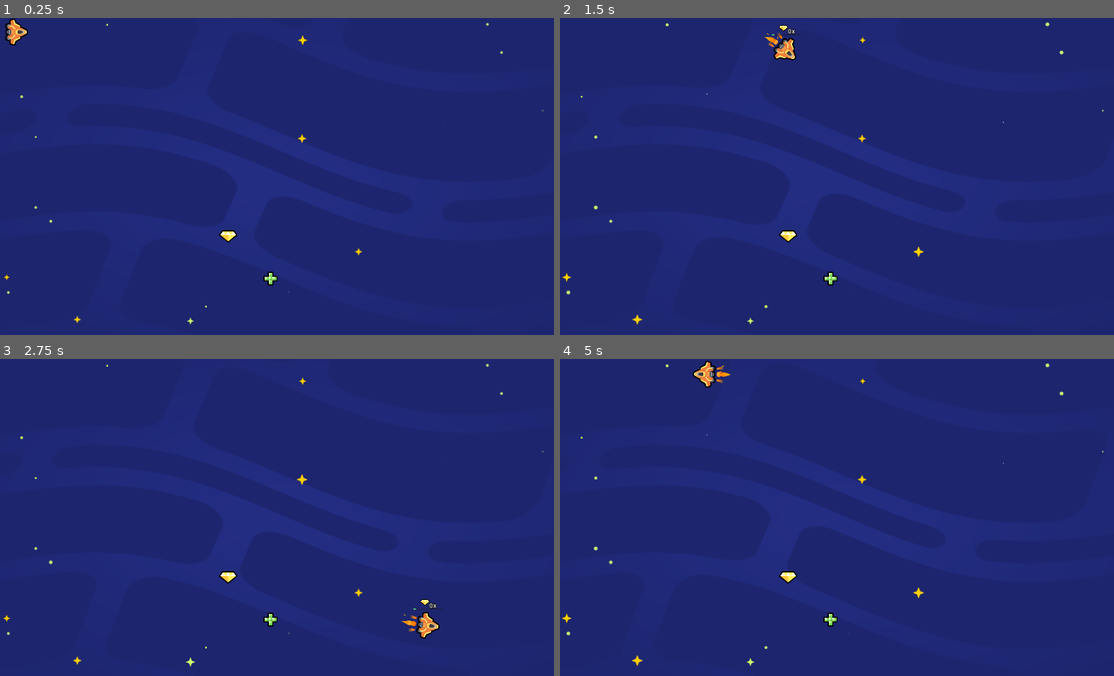
Above: before the commit, frames 1-4 (two rows, left to right).
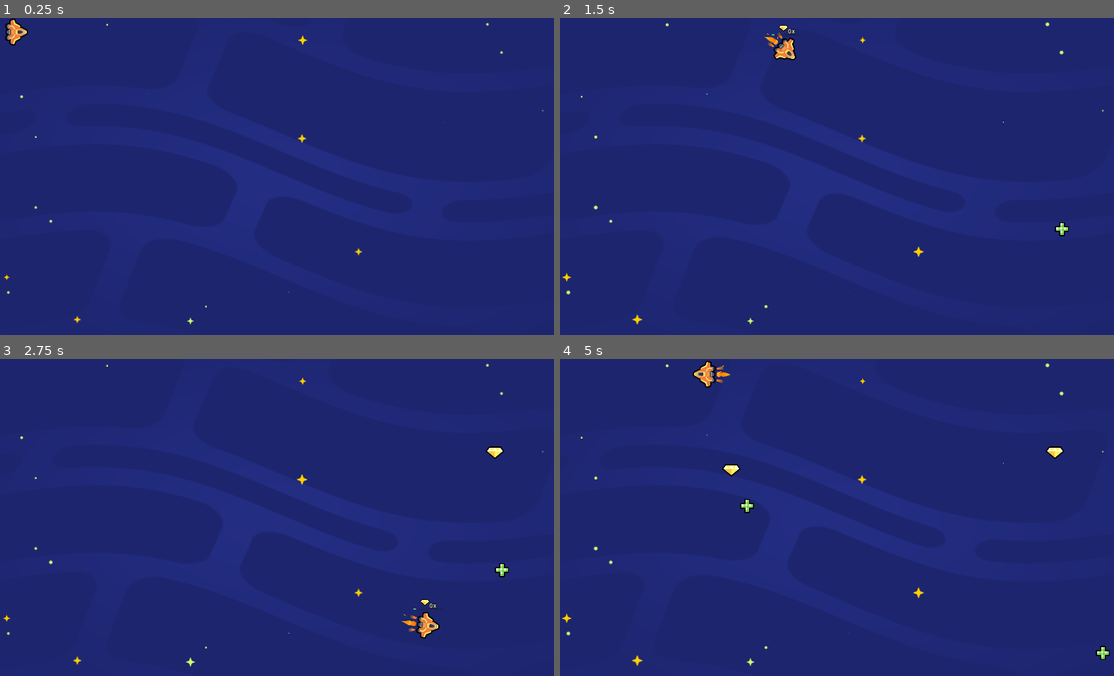
Above: after the commit, the same moments.

Repository: qwertyuiopasdfghjklzxcvbnm1234567890000/2d-GameDev-Course
Game: Godot game, scene res://lessons/space_level.tscn
Same seed, same stepped clock (60 frames per second), same inputs: the game is played once before the commit and once after it.
Inputs:
- Up to frame 1 (0.25 s): no input
- Up to frame 2 (1.5 s): hold D (move_right) 0.53-1.28 s; hold S (move_down) from 1.28 s (still down)
- Up to frame 3 (2.75 s): release S (move_down) at 2.03 s; hold D (move_right) from 2.03 s (still down)
- Up to frame 4 (5 s): release D (move_right) at 2.78 s; hold W (move_up) 2.78-3.53 s; hold A (move_left) from 3.53 s (still down)

The runs differ from the first frame. In frame 1, 0.2% of the frame differs, in the area x 39-51%, y 66-85%; in frame 2, 0.2%; in frame 3, 0.3%; in frame 4, 0.5%, in the area x 29-100%, y 27-95%.

Commit message:
L7 Spawn Items Randomly

Diff:
--- /dev/null
+++ b/05.loot_it_all_workbook/lessons/random_item_placer.gd
@@ -0,0 +1,18 @@
+extends Node2D
+
+var item_scenes := [preload("res://lessons/gem.tscn"),
+preload("res://lessons/health_pack.tscn")
+]
+
+func _ready() -> void:
+	get_node("Timer").timeout.connect(_on_timer_timeout)
+
+func _on_timer_timeout() -> void:
+	var random_item_scene: PackedScene = item_scenes.pick_random()
+	var item_instance := random_item_scene.instantiate()
+	add_child(item_instance)
+	var viewport_size := get_viewport_rect().size
+	var random_position := Vector2(0,0)
+	random_position.x = randf_range(0, viewport_size.x)
+	random_position.y = randf_range(0, viewport_size.y)
+	item_instance.position = random_position
--- /dev/null
+++ b/05.loot_it_all_workbook/lessons/random_item_placer.tscn
@@ -0,0 +1,9 @@
+[gd_scene load_steps=2 format=3 uid="uid://2qkbigmxtmsx"]
+
+[ext_resource type="Script" path="res://lessons/random_item_placer.gd" id="1_71d5c"]
+
+[node name="RandomItemPlacer" type="Node2D"]
+script = ExtResource("1_71d5c")
+
+[node name="Timer" type="Timer" parent="."]
+autostart = true
--- a/05.loot_it_all_workbook/lessons/space_level.tscn
+++ b/05.loot_it_all_workbook/lessons/space_level.tscn
@@ -1,9 +1,8 @@
-[gd_scene load_steps=5 format=3 uid="uid://btkjymc78ap8d"]
+[gd_scene load_steps=4 format=3 uid="uid://btkjymc78ap8d"]
 
 [ext_resource type="PackedScene" uid="uid://dmv50krf4bo5r" path="res://lessons/ship.tscn" id="2_2j1u5"]
-[ext_resource type="PackedScene" uid="uid://dfmt7iuan8xh8" path="res://lessons/health_pack.tscn" id="3_dftwg"]
 [ext_resource type="PackedScene" uid="uid://bxfevggvxo634" path="res://assets/background/space_background.tscn" id="3_e6xy1"]
-[ext_resource type="PackedScene" uid="uid://dj28v0l1edcnh" path="res://lessons/gem.tscn" id="4_w7nam"]
+[ext_resource type="PackedScene" uid="uid://2qkbigmxtmsx" path="res://lessons/random_item_placer.tscn" id="3_pyiht"]
 
 [node name="Level" type="Node2D"]
 
@@ -12,8 +11,4 @@
 
 [node name="SpaceBackground" parent="." instance=ExtResource("3_e6xy1")]
 
-[node name="HealthPack" parent="." instance=ExtResource("3_dftwg")]
-position = Vector2(920, 888)
-
-[node name="Gem" parent="." instance=ExtResource("4_w7nam")]
-position = Vector2(776, 744)
+[node name="RandomItemPlacer" parent="." instance=ExtResource("3_pyiht")]
--- a/05.loot_it_all_workbook/practices/L7.P1.spawn_random_items/random_collectible_placer.gd
+++ b/05.loot_it_all_workbook/practices/L7.P1.spawn_random_items/random_collectible_placer.gd
@@ -1,6 +1,6 @@
 extends Node2D
 
-var collectible_scenes := [
+var collectible_scenes := [preload("res://practices/L7.P1.spawn_random_items/coin.tscn"),preload("res://practices/L7.P1.spawn_random_items/energy_pack.tscn")
 ]
 
 
@@ -9,4 +9,6 @@
 
 
 func _on_timer_timeout() -> void:
-	pass
+	var random_collectible_scene: PackedScene = collectible_scenes.pick_random() #pass
+	var collectible_instance := random_collectible_scene.instantiate() #
+	add_child(collectible_instance) #
--- a/05.loot_it_all_workbook/practices/L7.P1.spawn_random_items/spawn_random_items.tscn
+++ b/05.loot_it_all_workbook/practices/L7.P1.spawn_random_items/spawn_random_items.tscn
@@ -1,13 +1,11 @@
-[gd_scene load_steps=3 format=3]
+[gd_scene load_steps=2 format=3 uid="uid://drp47wvaripx"]
 
 [ext_resource type="PackedScene" path="res://practices/L7.P1.spawn_random_items/random_collectible_placer.tscn" id="1_xxubk"]
-[ext_resource type="Script" path="res://practices/L7.P1.spawn_random_items/random_collectible_placer.gd" id="2_fmxc1"]
 
 [node name="SpawnRandomItems" type="Node2D"]
 
-[node name="RandomCollectiblePlacer" type="Node2D" parent="." instance=ExtResource("1_xxubk")]
+[node name="RandomCollectiblePlacer" parent="." instance=ExtResource("1_xxubk")]
 position = Vector2(960, 540)
-script = ExtResource("2_fmxc1")
 
 [node name="ExtraVisuals" type="Node" parent="."]
 
